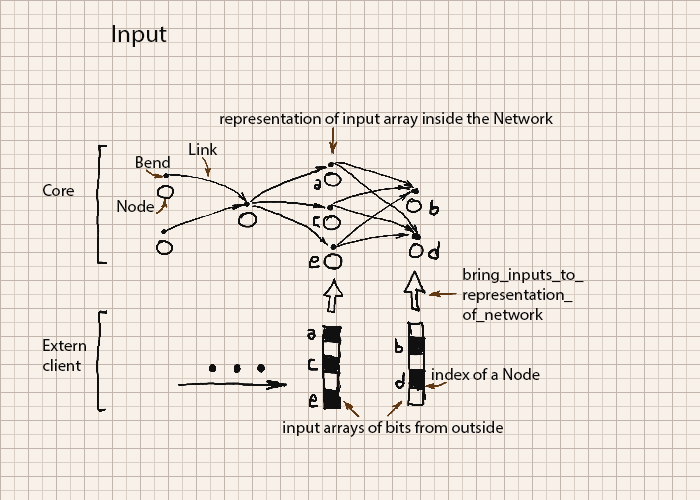
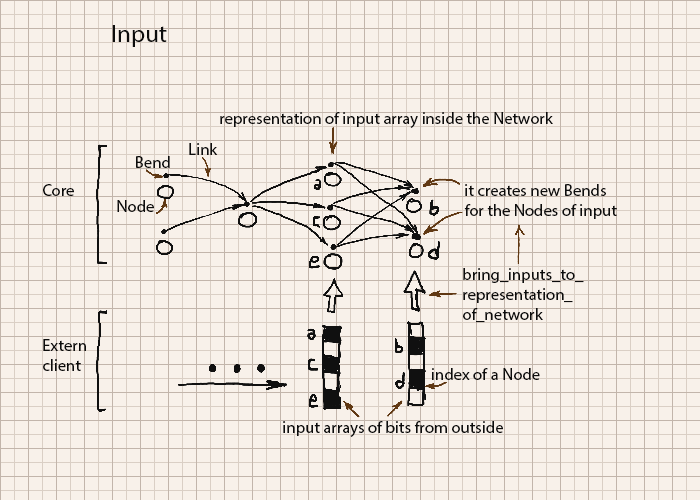
Comparing the layer stacks of the two 700×500 images. Changes:
added layer "it creates new Bends for the Nodes of input" in group "text" over [464, 184, 617, 219]
painted on "guiding" over [423, 178, 525, 264]
